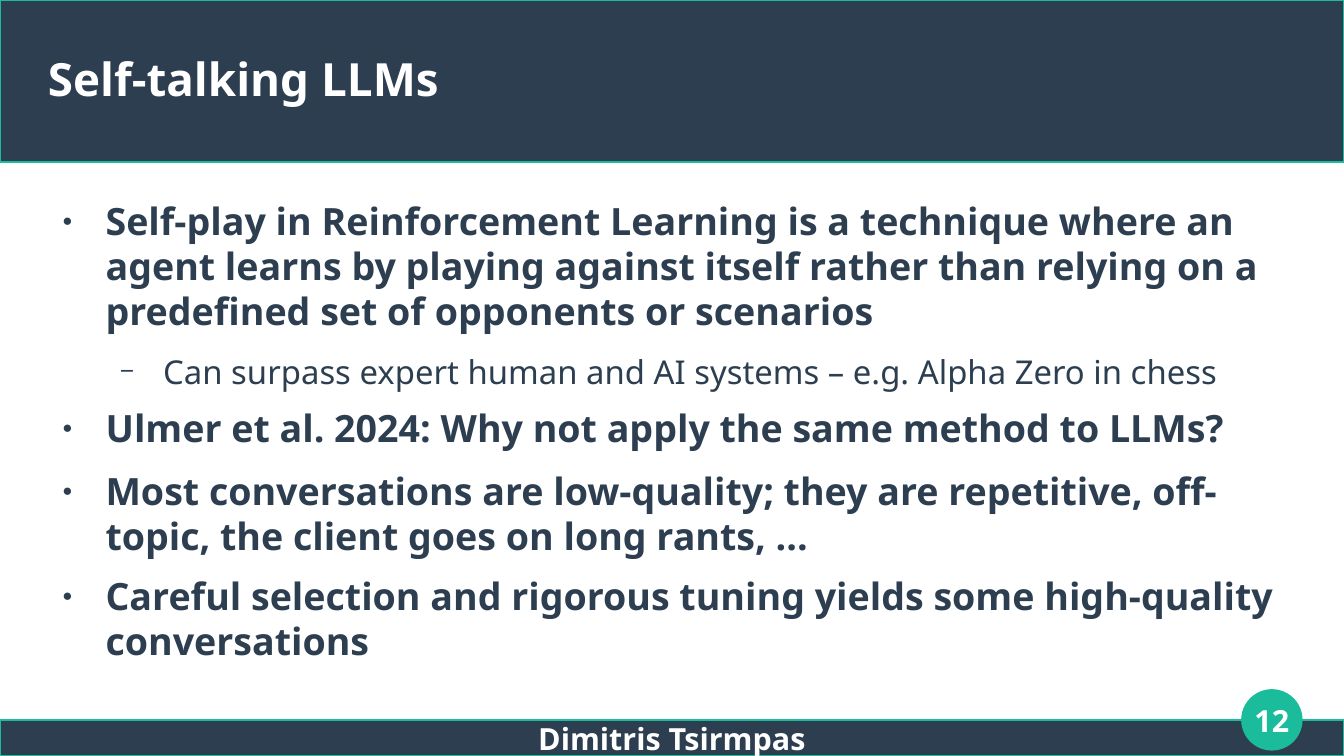
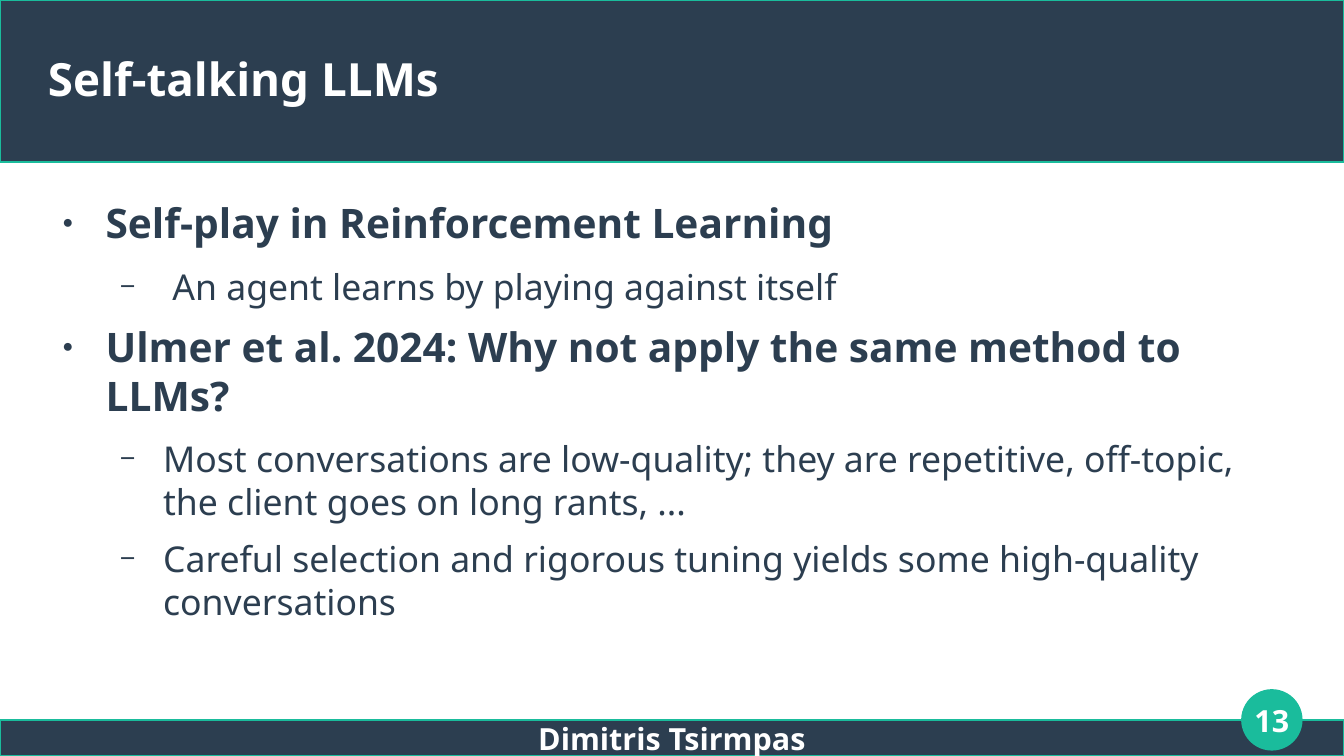
Before and after one commit to dimits-ts/llm_moderation_research, a slide deck: slide 13 of presentations/thesis.odp (slide 12 before the commit). Drawn at 1344x756 pixels with LibreOffice and Linux fonts; fonts in the diff are those of the drawing. Boxes give left, top, right and bottom in pixels: in the first picture for what was removed or moved away, otherwise in the second. Text is boxed around its words. In the diff, an @@ line names an element or a change of style, - is before the commit and + after.

```diff
--- a/presentations/thesis.odp
+++ b/presentations/thesis.odp
@@ text at [106, 207, 836, 309]: text changed; size 22.2 to 21 pt; bold off @@
-● Self-play in Reinforcement Learning is a technique where an agent learns by playing against itself rather than relying on a predefined set of opponents or scenarios
-  − Can surpass expert human and AI systems – e.g. Alpha Zero in chess
+● Self-play in Reinforcement Learning
+  − An agent learns by playing against itself
@@ text at [106, 331, 1233, 616]: size 22.2 to 24 pt in "Ulmer et al. 2024: Why not apply ..."; size 22.2 to 21 pt, bold off in "Most conversations are low-quality; they are repetitive, ...", "Careful selection and rigorous tuning yields some ..."; bullet ● to −; list level 1 to 2 in "Most conversations are low-quality; they ..."; list level 1 to 2 in "Careful selection and rigorous tuning ..." @@
@@ page number at [1254, 710, 1289, 733]: text changed @@
-12
+13
```
Also in this commit, not shown: 14 other slides changed, 6 slides added, 1 slide removed.
